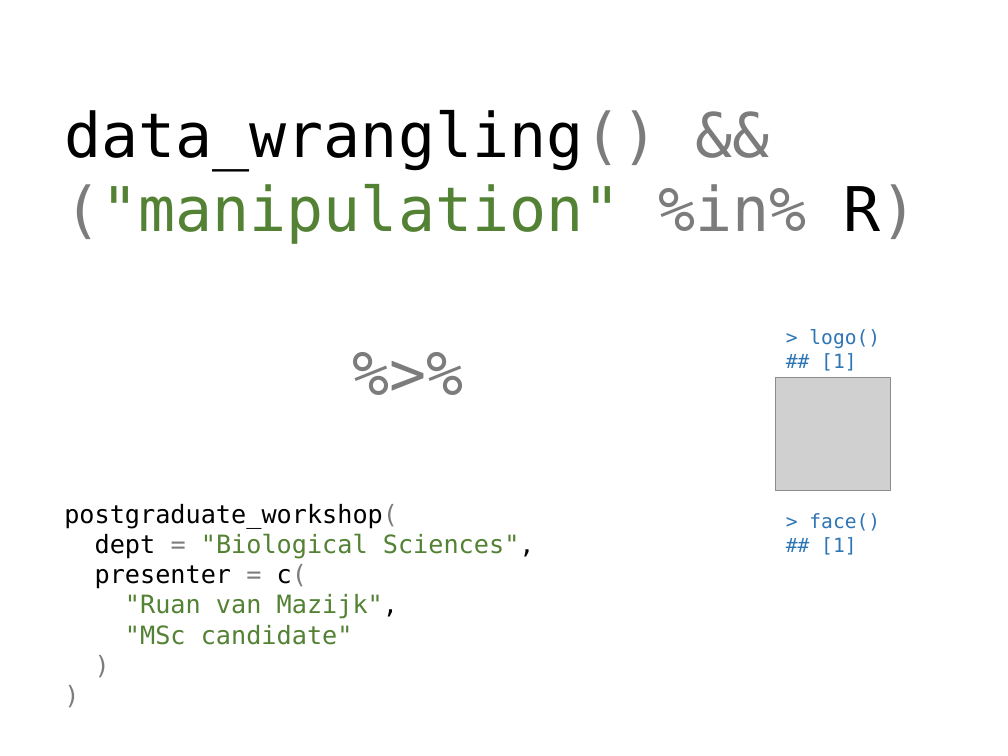
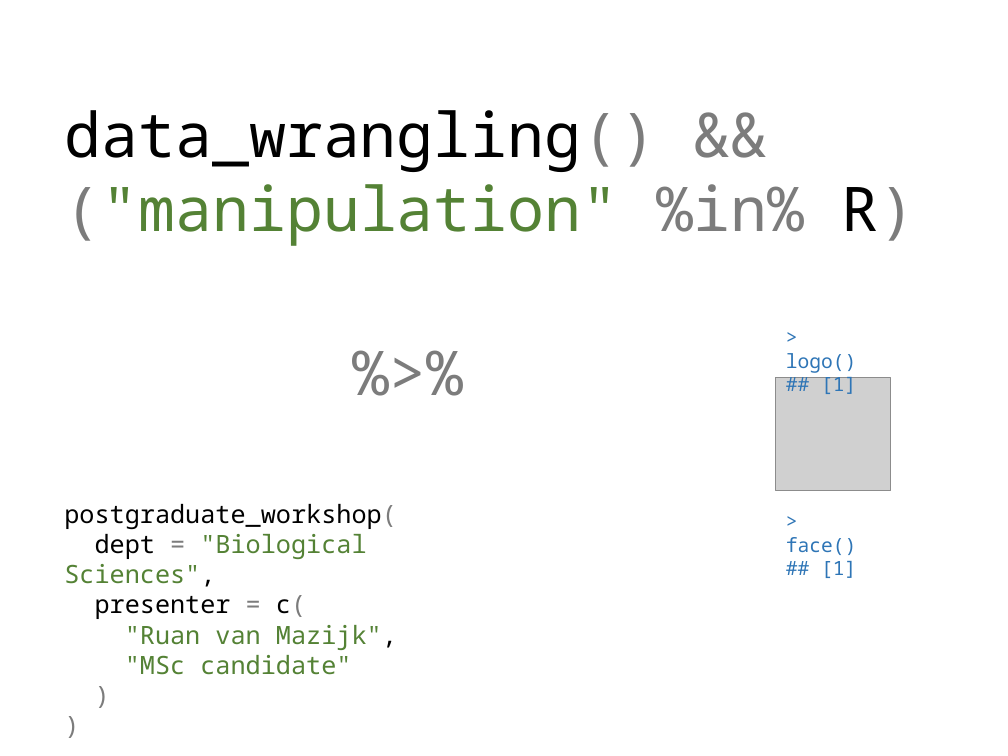
Before and after one commit to rvanmazijk/BioSci-tidyverse-workshop, a slide deck: slide 1 of coverslide.pptx. Drawn at 1008x756 pixels with LibreOffice and Linux fonts; fonts in the diff are those of the drawing; grey boxes stand for pictures. Boxes give left, top, right and bottom in pixels: in the first picture for what was removed or moved away, otherwise in the second. Text is boxed around its words. In the diff, an @@ line names an element or a change of style, - is before the commit and + after.

Commit message:
Change font Lucida Console -> Consolas

```diff
--- a/coverslide.pptx
+++ b/coverslide.pptx
@@ font DejaVu Sans Mono to Noto Sans Mono in 5 elements at box(64, 110, 915, 246), box(786, 537, 857, 578), box(786, 353, 857, 394), box(64, 504, 397, 675), box(343, 330, 481, 414) @@
```
